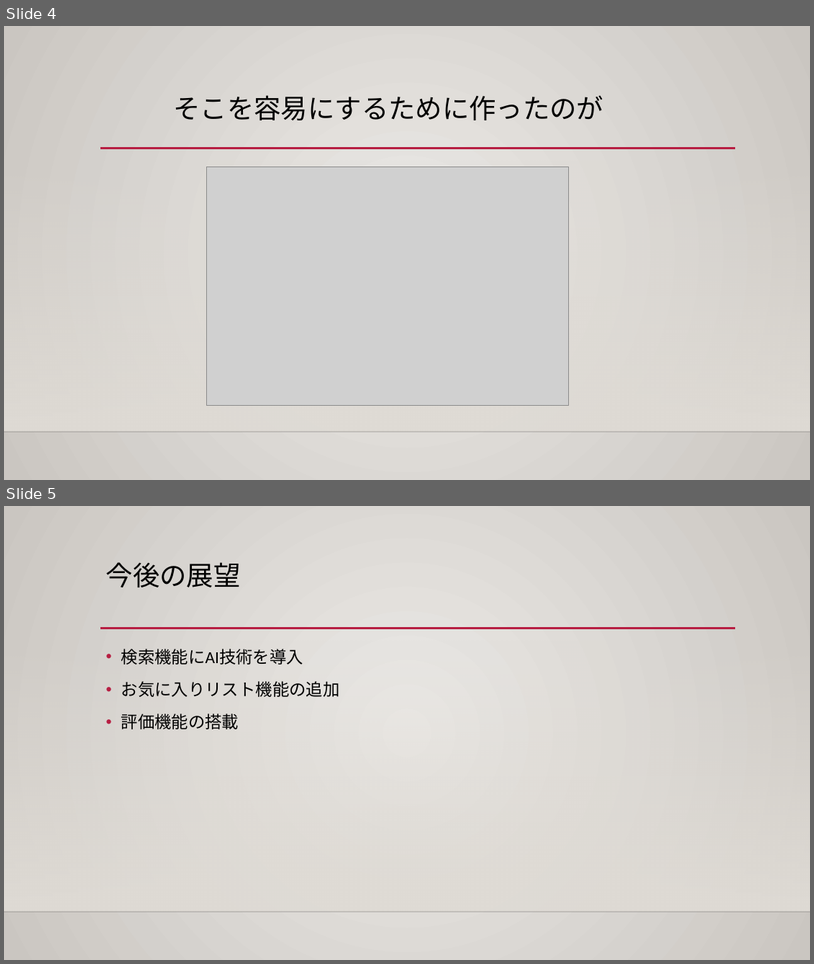
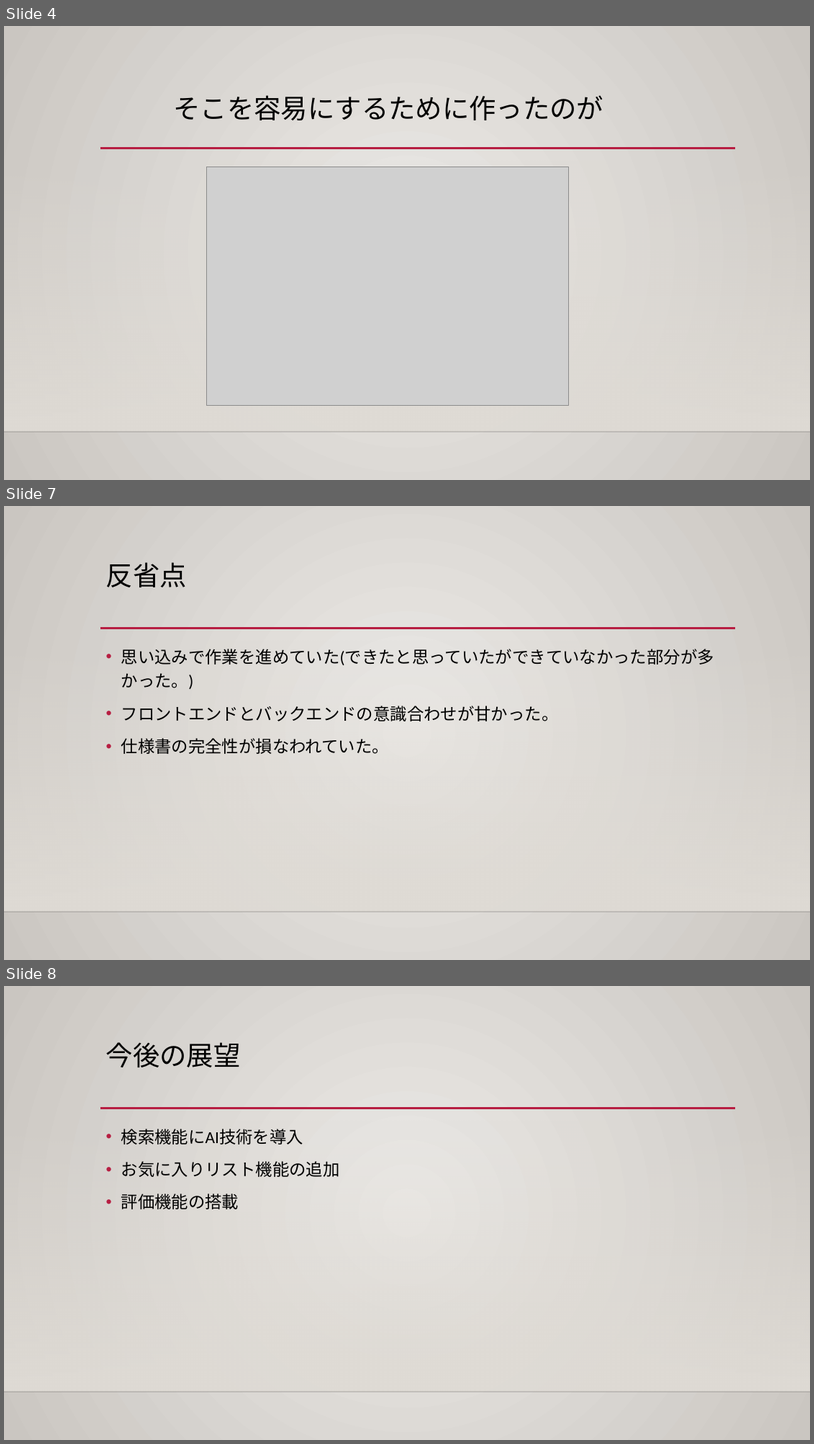
Before and after one commit to geejigeeji/hair-model, a slide deck: カトモ.pptx. Shown one above the other, each under a label of ours: slides 4 and 5 before the commit, slides 4, 7 and 8 after it; the slides between them are not shown. The pictures are 814x964 and 814x1444 pixels, drawn with LibreOffice and Linux fonts; fonts in the diff are those of the drawing; grey boxes stand for pictures; background and template pictures are left out. Boxes give left, top, right and bottom in pixels: in the first picture for what was removed or moved away, otherwise in the second. Text is boxed around its words. In the diff, an @@ line names an element or a change of style, - is before the commit and + after.

```diff
--- a/カトモ.pptx
+++ b/カトモ.pptx
@@ slide 7 added at [4, 506, 810, 960], background gradient #ECEAE7 to #CAC7C1; not listed: 3 template elements that a slide beside it also shows @@
@@ title added at [106, 562, 187, 587], 32 pt, text #000000 @@
+反省点
@@ text added at [121, 649, 715, 754], 20 pt, text #000000 @@
+• 思い込みで作業を進めていた(できたと思っていたができていなかった部分が多かった。)
+• フロントエンドとバックエンドの意識合わせが甘かった。
+• 仕様書の完全性が損なわれていた。
@@ what was slide 5 is now slide 8 @@
```
Also in this commit, not shown: 2 other slides added.
